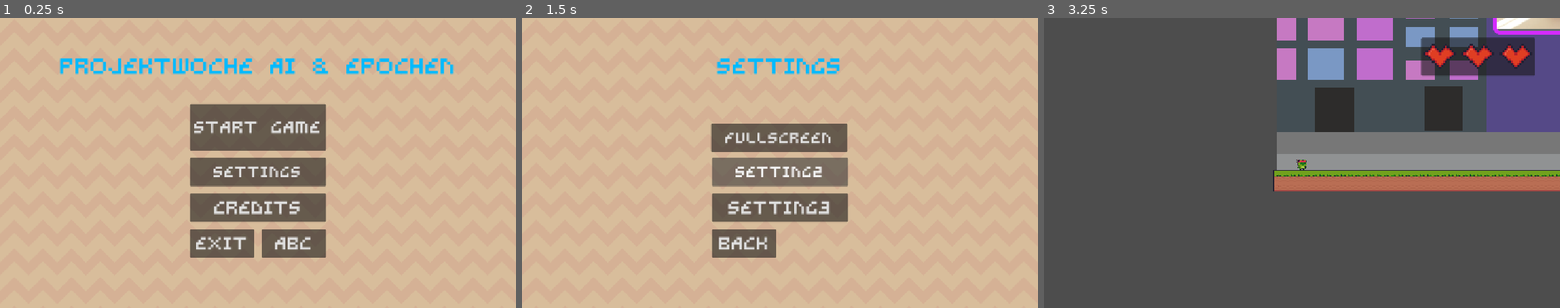
Above: before the commit, frames 1-3 (left to right).
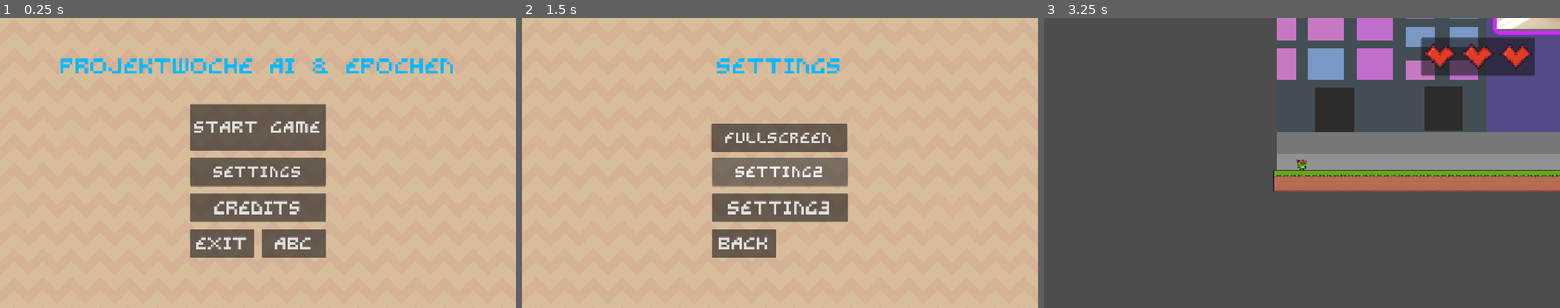
Above: after the commit, the same moments.

Repository: tghts/Projektwoche-Spieleentwicklung
Game: Godot game, scene res://Scene/main_menu.tscn
Two runs of this game, one before a commit and one after it. Both use one fixed random seed, a clock stepped at 60 frames per second and the inputs below.
Inputs:
- Up to frame 1 (0.25 s): no input
- Up to frame 2 (1.5 s): click "Settings" at 0.5 s; click "Setting2" at 1.25 s
- Up to frame 3 (3.25 s): click "Back" at 2 s; click "Start Game" at 2.75 s

The runs differ from the first frame. In frame 1, 1.1% of the frame differs, in the area x 11-88%, y 13-80%; in frame 2, 0.6%; in frame 3, nothing differs.

Commit message:
Fullscreen Setting halfway finished

Diff:
--- a/Scene/main_menu.gd
+++ /dev/null
@@ -1,7 +0,0 @@
-extends Node
-@onready var click_02: AudioStreamPlayer = $AudioStreamPlayer/Click02
-
-func _on_startknopf_pressed() -> void:
-	click_02.play()
-	await get_tree().create_timer(0.2).timeout #wait-methode für 0.2 sekunden
-	get_tree().change_scene_to_file("res://Scene/level_1.tscn")
--- a/Scene/main_menu.tscn
+++ b/Scene/main_menu.tscn
@@ -16,6 +16,7 @@
 script = ExtResource("1_hii65")
 
 [node name="TextureRect" type="TextureRect" parent="." unique_id=629553894]
+texture_filter = 1
 anchors_preset = 15
 anchor_right = 1.0
 anchor_bottom = 1.0
@@ -27,6 +28,7 @@
 metadata/_edit_use_anchors_ = true
 
 [node name="Hauptmenü Name" type="Label" parent="." unique_id=537921175]
+texture_filter = 1
 offset_left = 128.0
 offset_top = 48.0
 offset_right = 1024.0
@@ -42,6 +44,7 @@
 metadata/_edit_use_anchors_ = true
 
 [node name="TextureRect" type="TextureRect" parent="Hauptmenü Name" unique_id=2113492234]
+texture_filter = 1
 layout_mode = 1
 anchors_preset = -1
 offset_right = 40.0
@@ -49,6 +52,7 @@
 metadata/_edit_use_anchors_ = true
 
 [node name="Startknopf" type="Button" parent="." unique_id=600721941]
+texture_filter = 1
 offset_left = 424.0
 offset_top = 192.0
 offset_right = 728.0
@@ -59,6 +63,7 @@
 metadata/_edit_use_anchors_ = true
 
 [node name="Exitknopf" type="Button" parent="." unique_id=1947137217]
+texture_filter = 1
 offset_left = 424.0
 offset_top = 472.0
 offset_right = 568.0
@@ -69,6 +74,7 @@
 metadata/_edit_use_anchors_ = true
 
 [node name="Settingknopf" type="Button" parent="." unique_id=2009033904]
+texture_filter = 1
 offset_left = 424.0
 offset_top = 312.0
 offset_right = 728.0
@@ -79,6 +85,7 @@
 metadata/_edit_use_anchors_ = true
 
 [node name="Credits" type="Button" parent="." unique_id=1987049026]
+texture_filter = 1
 offset_left = 424.0
 offset_top = 392.0
 offset_right = 728.0
@@ -89,6 +96,7 @@
 metadata/_edit_use_anchors_ = true
 
 [node name="Abc" type="Button" parent="." unique_id=326948932]
+texture_filter = 1
 offset_left = 584.0
 offset_top = 472.0
 offset_right = 728.0
--- a/Scene/settings.tscn
+++ b/Scene/settings.tscn
@@ -1,6 +1,6 @@
 [gd_scene format=4 uid="uid://l6ex3u2xwoq4"]
 
-[ext_resource type="Script" uid="uid://bgrmr6spsyqtw" path="res://Scene/settings.gd" id="1_mvx5f"]
+[ext_resource type="Script" uid="uid://bgrmr6spsyqtw" path="res://Script/settings.gd" id="1_mvx5f"]
 [ext_resource type="Texture2D" uid="uid://j3rf0m1yhvcl" path="res://Asset/Background/Brown.png" id="1_qampi"]
 [ext_resource type="FontFile" uid="uid://dfhwqbc3g0qpu" path="res://Asset/Fonts/GravityRegular5.ttf" id="2_mvx5f"]
 
@@ -16,6 +16,7 @@
 script = ExtResource("1_mvx5f")
 
 [node name="TextureRect" type="TextureRect" parent="." unique_id=2076855017]
+texture_filter = 1
 anchors_preset = 15
 anchor_right = 1.0
 anchor_bottom = 1.0
@@ -27,6 +28,7 @@
 metadata/_edit_use_anchors_ = true
 
 [node name="Hauptmenü Name" type="Label" parent="." unique_id=1954962361]
+texture_filter = 1
 offset_left = 128.0
 offset_top = 48.0
 offset_right = 1024.0
@@ -42,6 +44,7 @@
 metadata/_edit_use_anchors_ = true
 
 [node name="TextureRect" type="TextureRect" parent="Hauptmenü Name" unique_id=1140192240]
+texture_filter = 1
 layout_mode = 1
 anchors_preset = -1
 offset_right = 40.0
@@ -49,6 +52,7 @@
 metadata/_edit_use_anchors_ = true
 
 [node name="Fullscreen" type="Button" parent="." unique_id=609171311]
+texture_filter = 1
 offset_left = 422.0
 offset_top = 236.0
 offset_right = 726.0
@@ -59,6 +63,7 @@
 metadata/_edit_use_anchors_ = true
 
 [node name="Settingknopf" type="Button" parent="." unique_id=644468879]
+texture_filter = 1
 offset_left = 424.0
 offset_top = 312.0
 offset_right = 728.0
@@ -69,6 +74,7 @@
 metadata/_edit_use_anchors_ = true
 
 [node name="Setting3" type="Button" parent="." unique_id=887439438]
+texture_filter = 1
 offset_left = 424.0
 offset_top = 392.0
 offset_right = 728.0
@@ -79,6 +85,7 @@
 metadata/_edit_use_anchors_ = true
 
 [node name="Back" type="Button" parent="." unique_id=326929855]
+texture_filter = 1
 offset_left = 424.0
 offset_top = 472.0
 offset_right = 568.0
@@ -95,5 +102,6 @@
 stream = SubResource("AudioStreamWAV_cmh6x")
 volume_db = 10.321
 
+[connection signal="pressed" from="Fullscreen" to="." method="_on_fullscreen_pressed"]
 [connection signal="pressed" from="Settingknopf" to="." method="_on_settingknopf_pressed"]
 [connection signal="pressed" from="Back" to="." method="_on_back_pressed"]
--- a/Scene/settings.gd
+++ b/Script/settings.gd
@@ -5,3 +5,14 @@
 	click_02.play()
 	await get_tree().create_timer(0.2).timeout #wait-methode für 0.2 sekunden
 	get_tree().change_scene_to_file("res://Scene/main_menu.tscn")
+
+func _on_fullscreen_pressed() -> void:
+	fullscreen()
+
+
+
+func fullscreen():
+	DisplayServer.window_set_mode(DisplayServer.WINDOW_MODE_FULLSCREEN)
+
+func windowed():
+	DisplayServer.window_set_mode(DisplayServer.WINDOW_MODE_WINDOWED)
Not shown, removed: Scene/main_menu.gd.uid
Renamed: Scene/settings.gd.uid -> Script/settings.gd.uid
